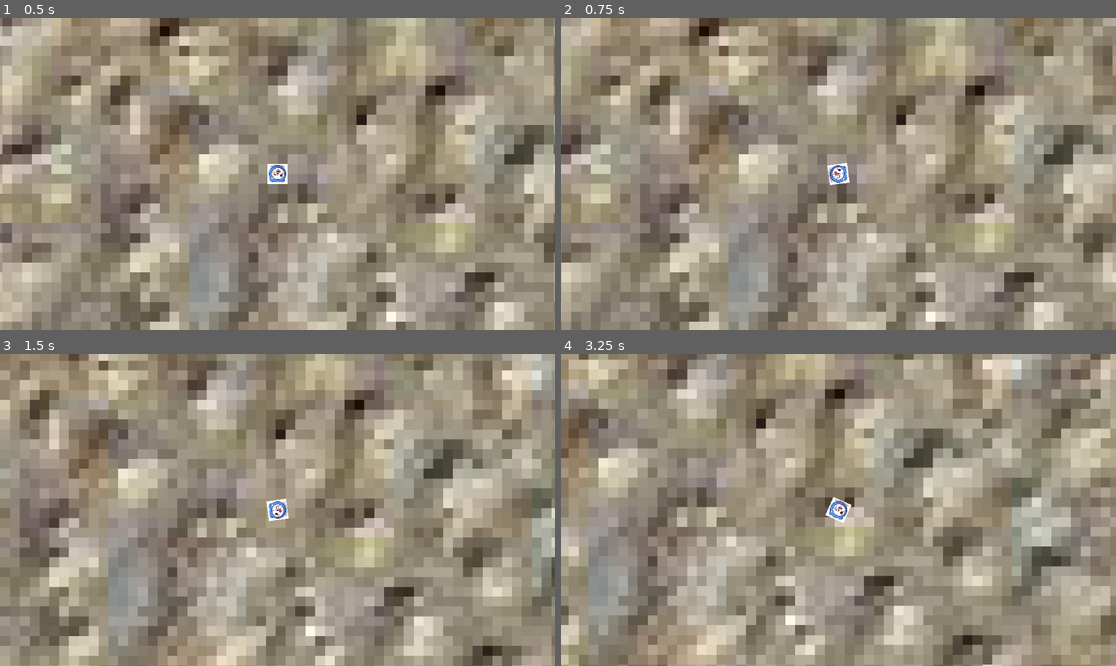
Above: before the commit, frames 1-4 (two rows, left to right).
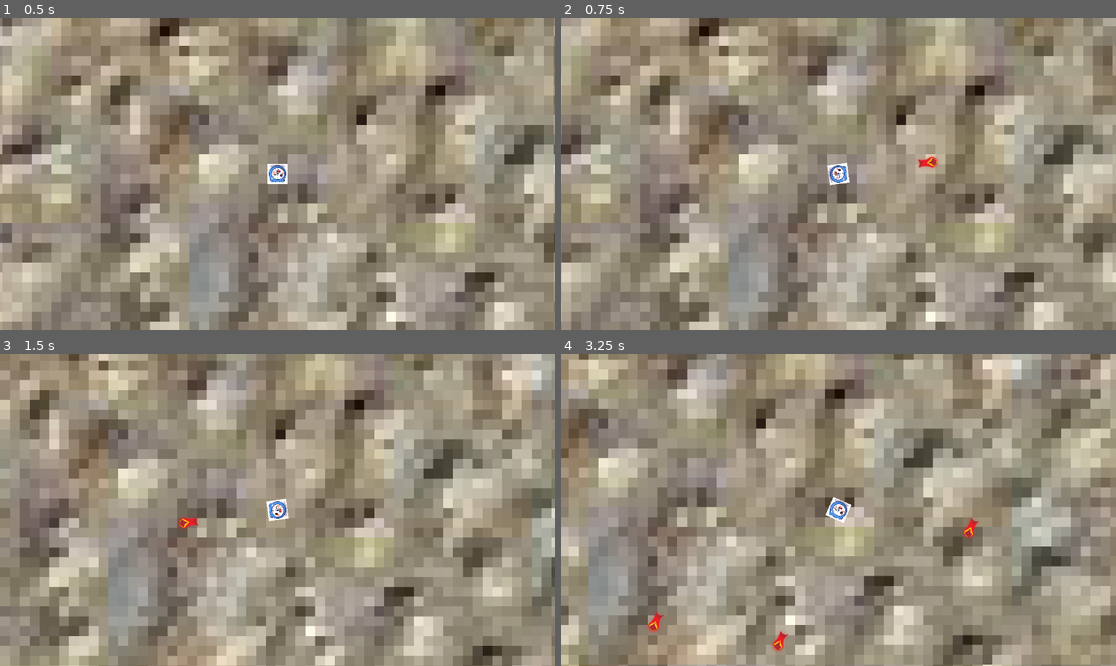
Above: after the commit, the same moments.

Repository: gkdjldgs/Spacegame
Game: Godot game, scene res://scripts/main.tscn
Same seed, same stepped clock (60 frames per second), same inputs: the game is played once before the commit and once after it.
Inputs (mouse positions are in pixels of both pictures, inside the frame that each line leads up to):
- Up to frame 1 (0.5 s): no input
- Up to frame 2 (0.75 s): tap Enter at 0.5 s; move the mouse to (960, 158) at 0.52 s; hold D (right) from 0.53 s (still down); click (960, 158) at 0.6 s
- Up to frame 3 (1.5 s): move the mouse to (166, 525) at 1.27 s; release D (right) at 1.28 s; hold S (down) from 1.28 s (still down); click (166, 525) at 1.35 s
- Up to frame 4 (3.25 s): move the mouse to (894, 441) at 2.02 s; release S (down) at 2.03 s; hold D (right) 2.03-2.78 s; tap Alt at 2.1 s; click (894, 441) at 2.3 s; move the mouse to (810, 572) at 2.77 s; hold W (up) from 2.78 s (still down); tap Shift at 2.85 s; click (810, 572) at 3.05 s

Frame 1 is identical in both runs. In frame 2, 0.1% of the frame differs, in the area x 64-68%, y 44-49%; in frame 3, 0.1%; in frame 4, 0.3%, in the area x 15-76%, y 52-96%.
Error before the commit: Cannot call method 'instantiate' on a null value. (res://scripts/character_body_2d.gd:25)

Commit message:
bullets
I watch tutorial after struggling with bullets for a wghile, idk how but they work now, but now they have to stop being children of the player

Diff:
--- a/bullet.gd
+++ b/bullet.gd
@@ -1,9 +1,9 @@
 extends Area2D
 
-@export var speed := 300
+@export var speed := 5
 var direction := Vector2(0,0)
 
-func _process(delta: float) -> void:
+func _physics_process(delta: float) -> void:
 	if direction != Vector2.ZERO:
 		var velocity = direction * speed
 
--- a/bullet.tscn
+++ b/bullet.tscn
@@ -4,7 +4,7 @@
 [ext_resource type="Script" uid="uid://jdkxlojwponk" path="res://bullet.gd" id="1_v8qja"]
 
 [sub_resource type="CircleShape2D" id="CircleShape2D_t4vbm"]
-radius = 106.99983
+radius = 146.10272
 
 [node name="Node2D" type="Area2D"]
 scale = Vector2(0.117, 0.117)
@@ -16,6 +16,6 @@
 texture = ExtResource("1_v7oki")
 
 [node name="CollisionShape2D" type="CollisionShape2D" parent="."]
-position = Vector2(4, 0)
+position = Vector2(8.5470085, 0)
 scale = Vector2(0.117, 0.117)
 shape = SubResource("CircleShape2D_t4vbm")
--- a/scripts/character_body_2d.gd
+++ b/scripts/character_body_2d.gd
@@ -1,5 +1,5 @@
 extends CharacterBody2D
-@onready var bullet:PackedScene
+@export var bullet = preload('res://bullet.tscn')
 @onready var gunend = $Marker2D
 var speed = 30
 func _process(delta: float) -> void:
@@ -21,10 +21,11 @@
 func _unhandled_input(event: InputEvent) -> void:
 	if event.is_action_released("click"):
 		shoot()
+
 func shoot():
-	var clone = bullet.instantiate()
-	add_child(clone)
-	clone.global_position = gunend.global_position
+	var bullet_instance = bullet.instantiate()
+	add_child(bullet_instance)
+	bullet_instance.global_position = gunend.global_position
 	var target = get_global_mouse_position()
-	var mirection = clone.globaL_position.direction_to(target).normalized()
-	clone.set_direction(mirection)
+	var mirection = bullet_instance.global_position.direction_to(target).normalized()
+	bullet_instance.set_direction(mirection)
